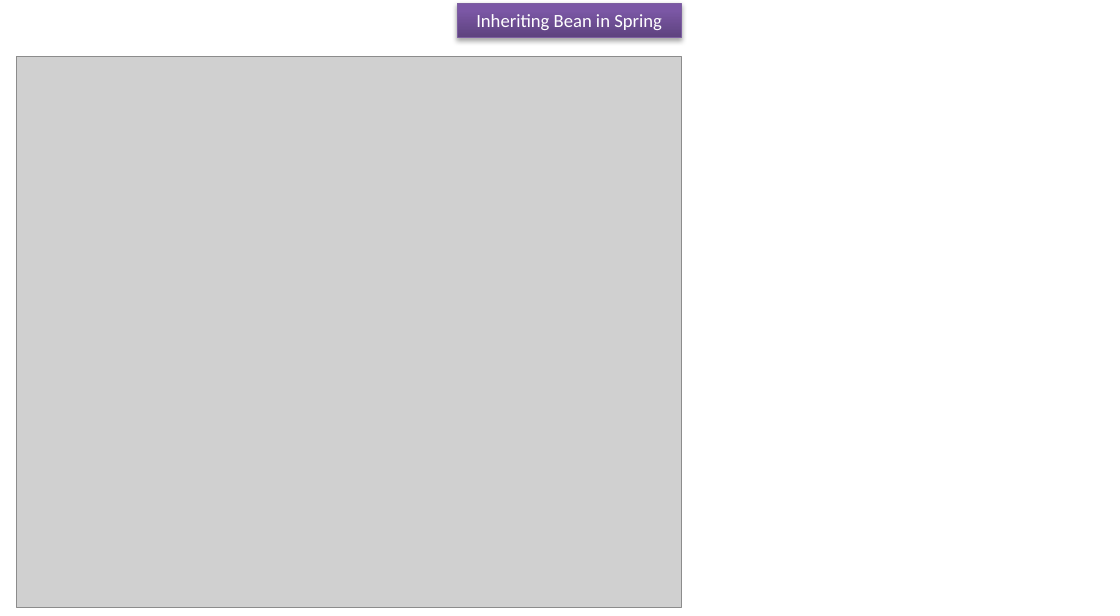
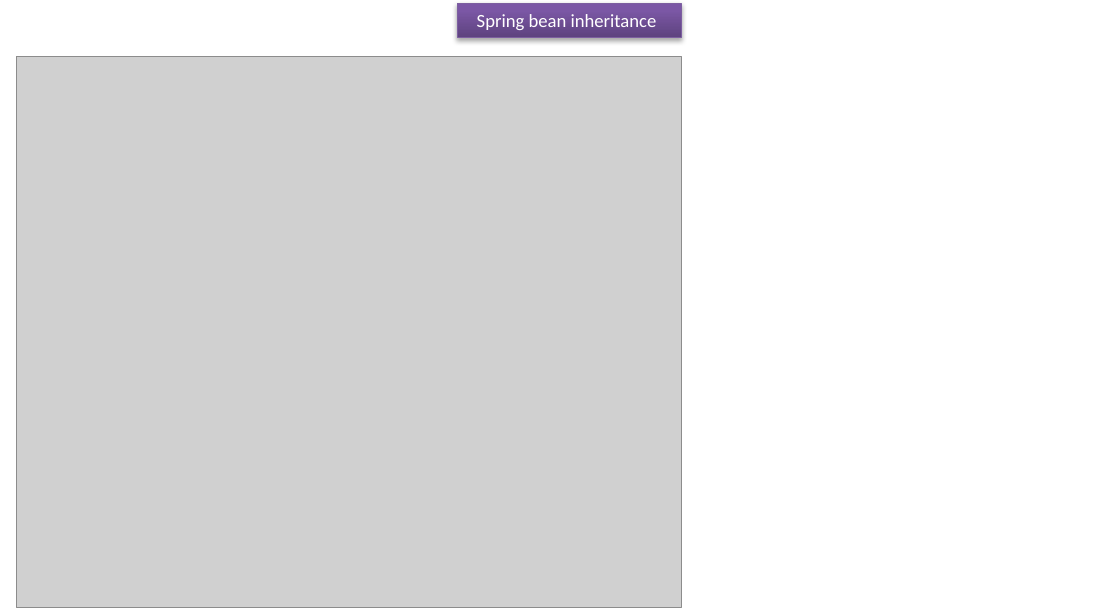
Before and after one commit to ramram43210/javaee, a slide deck: slide 2 of Later/Spring/4_Dependency_Injection/15/Inheriting Bean in Spring.pptx (slide 1 before the commit). Drawn at 1120x616 pixels with LibreOffice and Linux fonts; fonts in the diff are those of the drawing; grey boxes stand for pictures. Boxes give left, top, right and bottom in pixels: in the first picture for what was removed or moved away, otherwise in the second. Text is boxed around its words. In the diff, an @@ line names an element or a change of style, - is before the commit and + after.

```diff
--- a/Later/Spring/4_Dependency_Injection/15/Inheriting Bean in Spring.pptx
+++ b/Later/Spring/4_Dependency_Injection/15/Inheriting Bean in Spring.pptx
@@ text in rectangle at box(477, 14, 657, 30): text changed @@
-Inheriting Bean in Spring
+Spring bean inheritance
```
Also in this commit, not shown: 2 other slides changed, 1 slide added.
